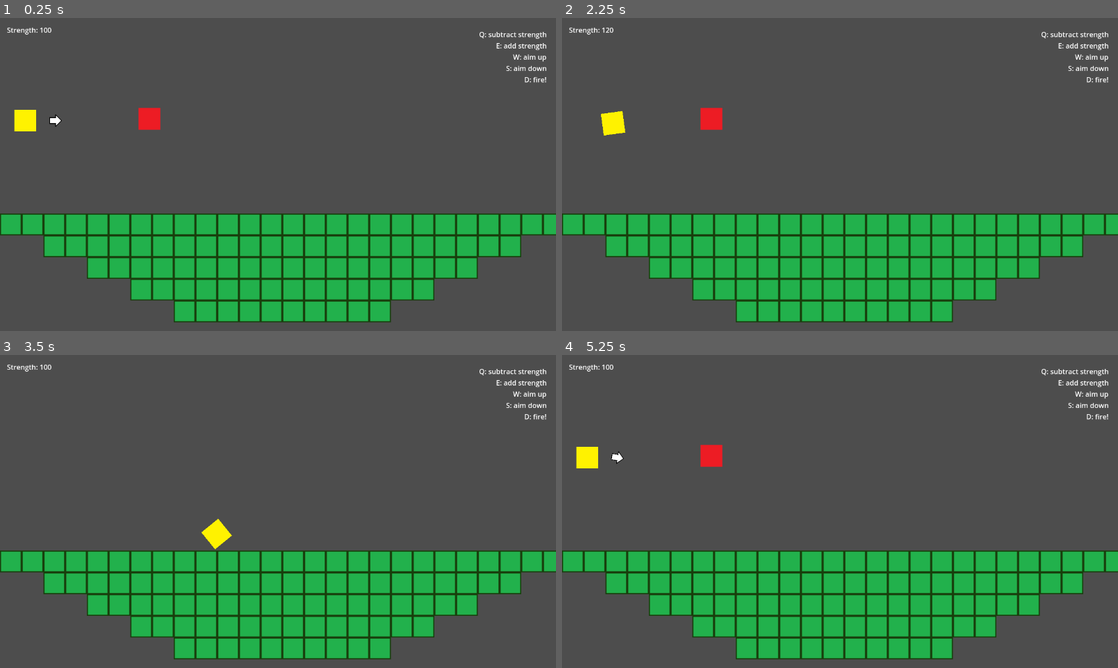
Above: before the commit, frames 1-4 (two rows, left to right).
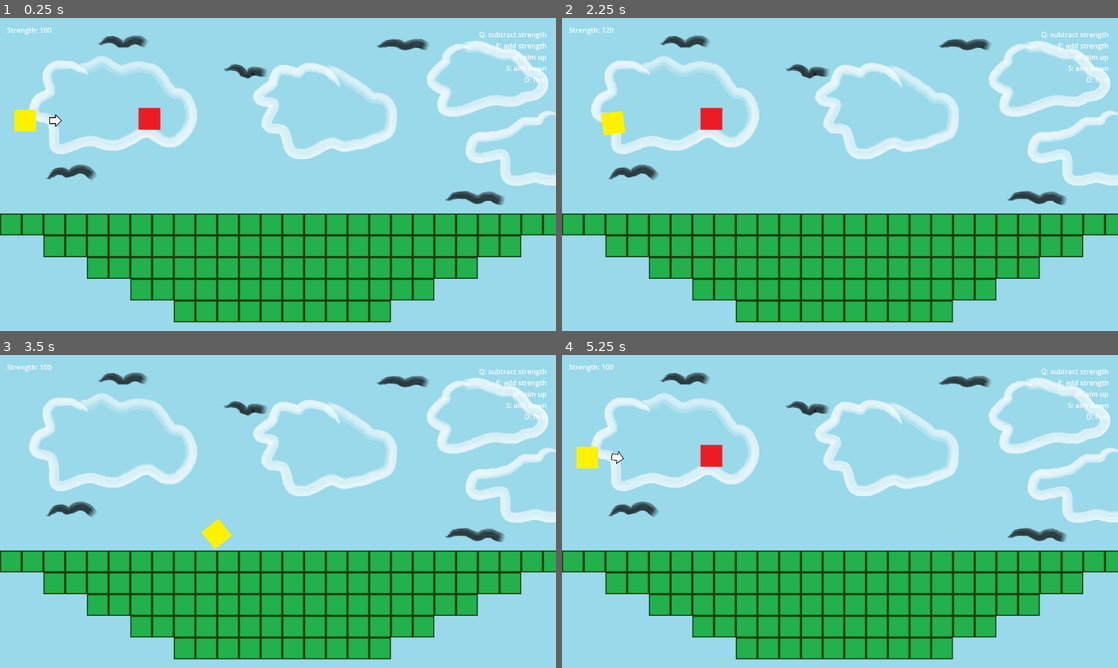
Above: after the commit, the same moments.

Repository: bsu-cs315/E1.1-Hovell
Game: Godot game, scene res://level.tscn
Same seed, same stepped clock (60 frames per second), same inputs: the game is played once before the commit and once after it.
Inputs:
- Up to frame 1 (0.25 s): no input
- Up to frame 2 (2.25 s): tap Enter at 0.5, 2 s; tap E (addStrength) at 0.6 s; tap Space at 1.25 s; tap S (addY) at 1.35 s; tap D (launch) at 2.1 s
- Up to frame 3 (3.5 s): tap Q (subtractStrength) at 2.85 s
- Up to frame 4 (5.25 s): tap W (subtractY) at 3.6 s; tap Space at 4.25 s; tap E (addStrength) at 4.35 s; tap Enter at 5 s; tap S (addY) at 5.1 s

The runs differ from the first frame. In frame 1, 75% of the frame differs, in the area x 0-100%, y 0-100%; in frame 2, 75%; in frame 3, 75%; in frame 4, 75%.

Commit message:
Add background image sprite to level scene

Diff:
--- a/level.tscn
+++ b/level.tscn
@@ -6,6 +6,7 @@
 [ext_resource type="Texture2D" uid="uid://2kk7416mees2" path="res://arrow.png" id="3_gatks"]
 [ext_resource type="PackedScene" uid="uid://bna0kb2xta5wl" path="res://hud.tscn" id="4_3owsy"]
 [ext_resource type="PackedScene" uid="uid://dg2migv8m5u0y" path="res://obstacle.tscn" id="5_52lv3"]
+[ext_resource type="Texture2D" uid="uid://dyn365uj6d6lm" path="res://background.png" id="7_ynuv2"]
 
 [sub_resource type="TileSetAtlasSource" id="TileSetAtlasSource_j5bgc"]
 resource_name = "Floor"
@@ -41,4 +42,9 @@
 [node name="Obstacle" parent="." instance=ExtResource("5_52lv3")]
 position = Vector2(344, 232)
 
+[node name="Sprite2D" type="Sprite2D" parent="."]
+z_index = -10
+position = Vector2(640, 360)
+texture = ExtResource("7_ynuv2")
+
 [connection signal="sleeping_state_changed" from="Shooter" to="." method="_on_shooter_sleeping_state_changed"]
Binary file added: background.png
Not shown, added: background.png.import
Not shown: 1 places in level.tscn that only renumber resources
